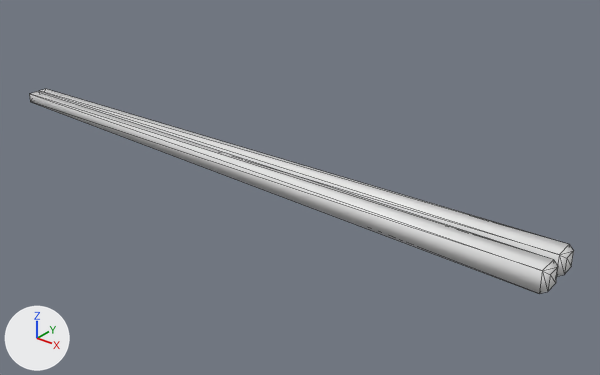
The glTF model project/assets/models/Chopsticks.glb, before and after one commit.
The view is the same before and after, from a 50 mm lens placed at (0.654, -0.519, 0.334), pointed at (0.218, 0.025, -0.004). Every picture has the same lights, and +X, +Y and +Z are marked at lower left. Mesh edges are drawn as thin lines. Vertices at the same position are counted once.
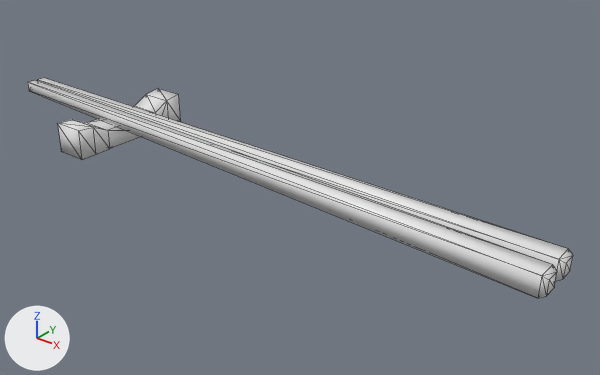
Scene script edits in JSON lines:
```json
{"op": "add", "block": "mat_chopstickstand", "code": ["mat_chopstickstand = principled_material('ChopstickStand')", "mat_chopstickstand.base_color = (0.8, 0.8, 0.8)  # white #e7e7e7"]}
{"block": "me_cube", "where": "# used by ob_cube; location = (0.3337, 0.0, 0.0217); scale = (1.06, 1.06, 1.06)"}
{"op": "remove", "block": "me_cube", "code": "me_cube.from_pydata(...)  # 24 vertices, 40 faces; spans x -0.444..0.136, y -0.02..0.025, z -0.014..0.004"}
{"op": "add", "block": "me_cube", "code": "me_cube.from_pydata(...)  # 48 vertices, 84 faces; spans x -0.444..0.136, y -0.063..0.063, z -0.03..0.004"}
{"block": "me_cube", "change": "me_cube part 1: a new loose piece of 24 vertices spanning x -0.329..-0.298, y -0.063..0.063, z -0.03..0.0, in mat_chopstickstand (white #e7e7e7)"}
{"op": "add", "block": "me_cube", "code": "me_cube.materials.append(mat_chopstickstand)  # white #e7e7e7"}
{"op": "set", "path": "ob_cube.rotation_euler", "old": "(0.0, 0.0, 0.0)", "new": "(0.0, 0.0284, 0.0)", "note": "degrees (0, 0, 0) -> degrees (0, 1.6, 0)"}
```

Where the change shows, as pixel boxes [x1, y1, x2, y2] in the pictures (600 x 375 px):
```json
{"object": "Cube", "change": "reshaped, turned", "before": [29, 89, 574, 294], "after": [28, 78, 573, 298]}
{"part": 1, "of": "me_cube", "change": "added", "after": [58, 88, 181, 160]}
```
